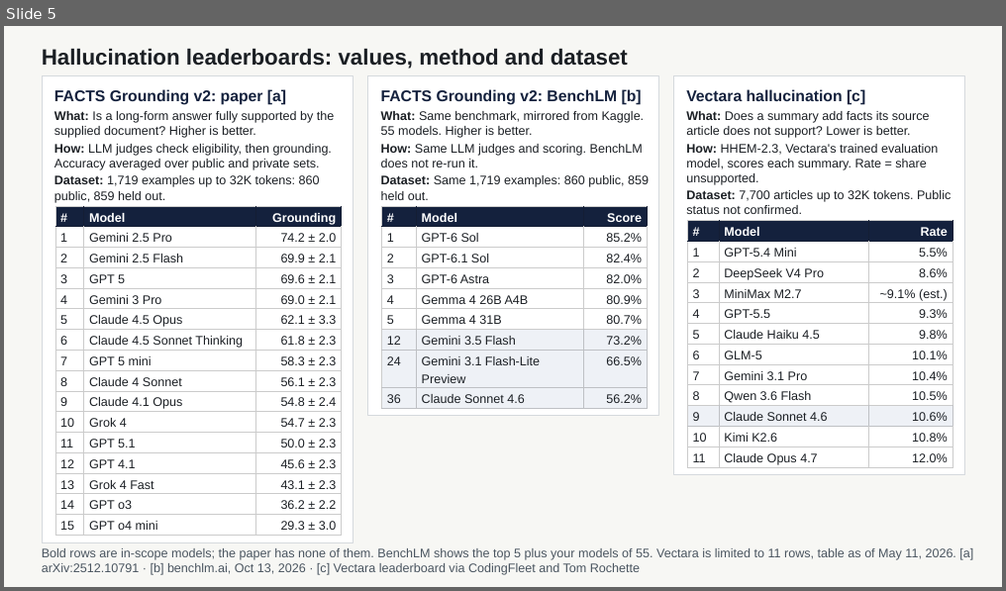
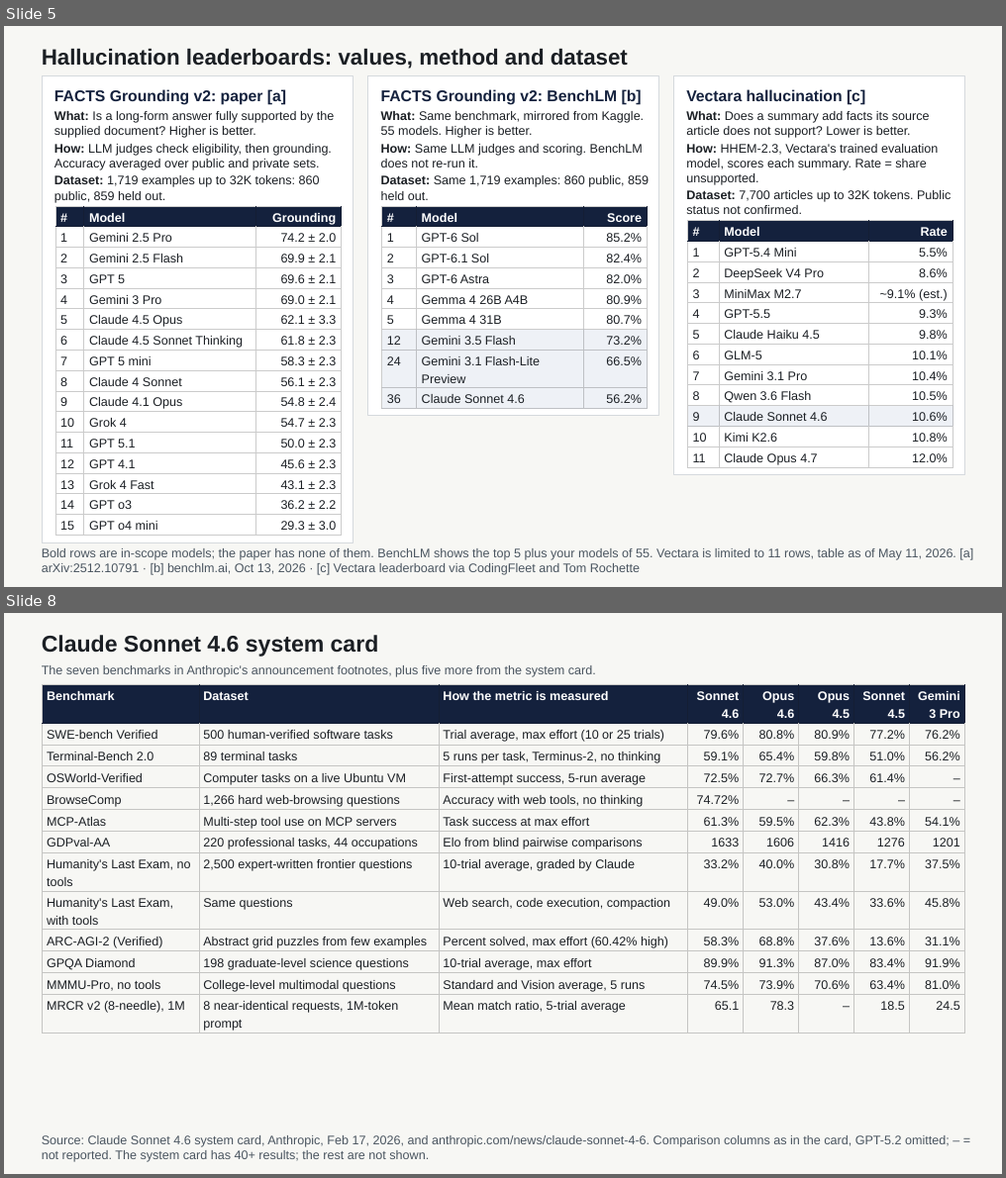
Before and after one commit to chetanrs133/Function-approximation-using-neural-networks, a slide deck: External datasets published LLM scores.pptx. Shown one above the other, each under a label of ours: slide 5 before the commit, slides 5 and 8 after it; the slides between them are not shown. The pictures are 1006x591 and 1006x1178 pixels, drawn with LibreOffice and Linux fonts; fonts in the diff are those of the drawing. Boxes give left, top, right and bottom in pixels: in the first picture for what was removed or moved away, otherwise in the second. Text is boxed around its words. In the diff, an @@ line names an element or a change of style, - is before the commit and + after.

```diff
--- a/External datasets published LLM scores.pptx
+++ b/External datasets published LLM scores.pptx
@@ slide 8 added at (4,613,1002,1174), background #F7F7F4 @@
@@ title added at (42,635,379,657), 22 pt, text #1B1F24, bold @@
+Claude Sonnet 4.6 system card
@@ text added at (42,665,596,677), 12 pt, text #4A5560 @@
+The seven benchmarks in Anthropic's announcement footnotes, plus five more from the system card.
@@ table added at (43,685,964,1035), 13 rows, 8 columns @@
+Benchmark | Dataset | How the metric is measured | Sonnet 4.6 | Opus 4.6 | Opus 4.5 | Sonnet 4.5 | Gemini 3 Pro
+SWE-bench Verified | 500 human-verified software tasks | Trial average, max effort (10 or 25 trials) | 79.6% | 80.8% | 80.9% | 77.2% | 76.2%
+Terminal-Bench 2.0 | 89 terminal tasks | 5 runs per task, Terminus-2, no thinking | 59.1% | 65.4% | 59.8% | 51.0% | 56.2%
+OSWorld-Verified | Computer tasks on a live Ubuntu VM | First-attempt success, 5-run average | 72.5% | 72.7% | 66.3% | 61.4% | –
+BrowseComp | 1,266 hard web-browsing questions | Accuracy with web tools, no thinking | 74.72% | – | – | – | –
+MCP-Atlas | Multi-step tool use on MCP servers | Task success at max effort | 61.3% | 59.5% | 62.3% | 43.8% | 54.1%
+GDPval-AA | 220 professional tasks, 44 occupations | Elo from blind pairwise comparisons | 1633 | 1606 | 1416 | 1276 | 1201
+Humanity's Last Exam, no tools | 2,500 expert-written frontier questions | 10-trial average, graded by Claude | 33.2% | 40.0% | 30.8% | 17.7% | 37.5%
+Humanity's Last Exam, with tools | Same questions | Web search, code execution, compaction | 49.0% | 53.0% | 43.4% | 33.6% | 45.8%
+ARC-AGI-2 (Verified) | Abstract grid puzzles from few examples | Percent solved, max effort (60.42% high) | 58.3% | 68.8% | 37.6% | 13.6% | 31.1%
+GPQA Diamond | 198 graduate-level science questions | 10-trial average, max effort | 89.9% | 91.3% | 87.0% | 83.4% | 91.9%
+MMMU-Pro, no tools | College-level multimodal questions | Standard and Vision average, 5 runs | 74.5% | 73.9% | 70.6% | 63.4% | 81.0%
+MRCR v2 (8-needle), 1M | 8 near-identical requests, 1M-token prompt | Mean match ratio, 5-trial average | 65.1 | 78.3 | – | 18.5 | 24.5
@@ text added at (42,1136,949,1162), 12 pt, text #4A5560 @@
+Source: Claude Sonnet 4.6 system card, Anthropic, Feb 17, 2026, and anthropic.com/news/claude-sonnet-4-6. Comparison columns as in the card, GPT-5.2 omitted; – = not reported. The system card has 40+ results; the rest are not shown.
```
Also in this commit, not shown: 3 other slides added.
